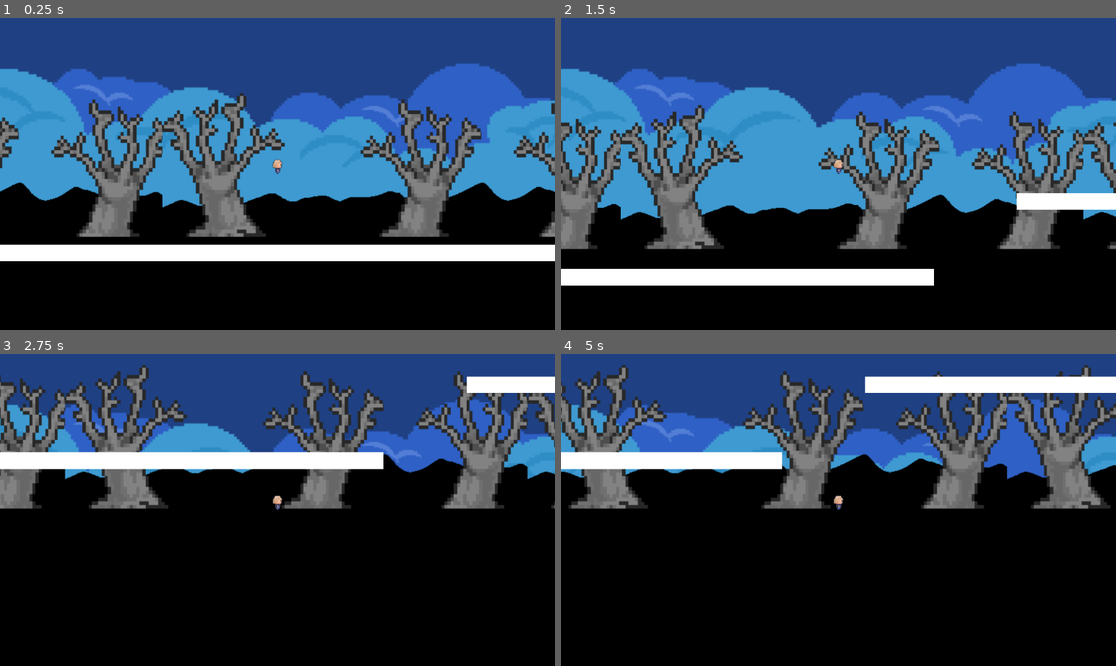
Above: before the commit, frames 1-4 (two rows, left to right).
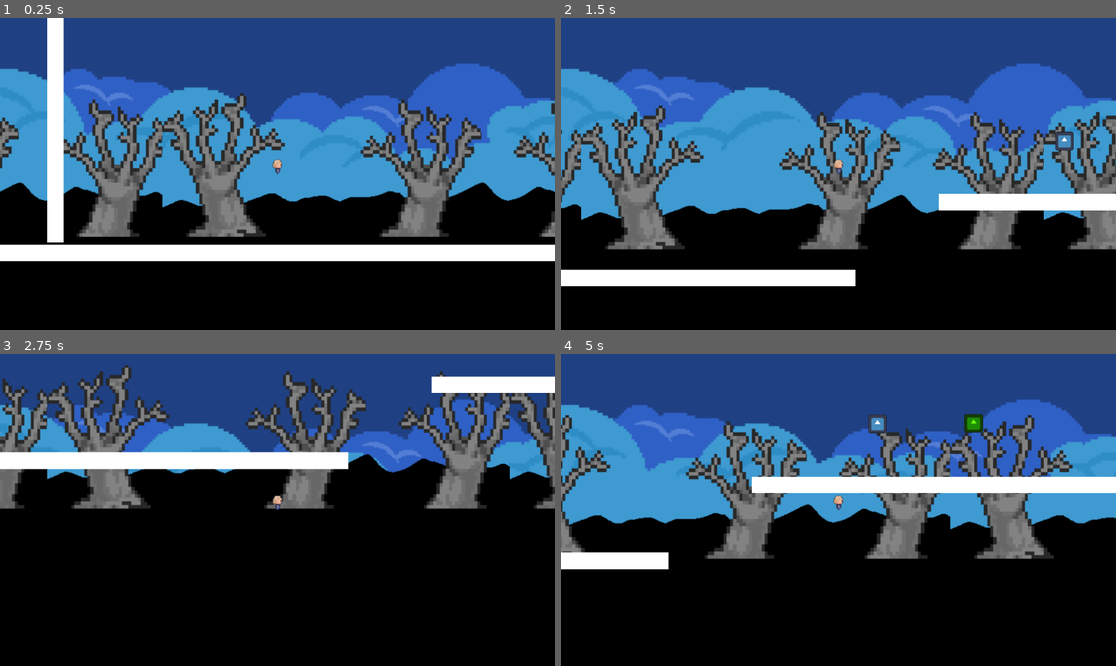
Above: after the commit, the same moments.

Repository: DeadElephant516/SakuraGrove
Game: Godot game, scene res://Scenes/TestScene/test_scene.tscn
The game is run twice, just before and just after one commit, with the same random seed, the same clock (stepped at 60 frames per second) and the same inputs. The engine's default icon, where the game draws it, is replaced by a stand-in: a white triangle on a blue panel in a dark square.
Inputs (mouse positions are in pixels of both pictures, inside the frame that each line leads up to):
- Up to frame 1 (0.25 s): no input
- Up to frame 2 (1.5 s): move the mouse to (960, 158) at 0.52 s; hold Right mouse button (glide) 0.53-1.28 s; hold D (right) from 0.53 s (still down); tap Space (jump) at 0.77, 1.07 s; tap Shift (dash, bound only after the commit) at 0.8, 1.35 s; move the mouse to (727, 189) at 1.27 s
- Up to frame 3 (2.75 s): tap Space (jump) at 1.52, 1.55, 1.82, 2.1 s; move the mouse to (333, 441) at 2.02 s; release D (right) at 2.03 s; hold A (left) from 2.03 s (still down); hold Right mouse button (glide) from 2.03 s (still down)
- Up to frame 4 (5 s): move the mouse to (810, 572) at 2.77 s; release A (left) at 2.78 s; release Right mouse button (glide) at 2.78 s; hold D (right) 2.78-4.28 s; right-click (810, 572) at 2.85 s; tap Space (jump) at 3.02, 3.32, 3.77, 3.8, 4.07, 4.52, 4.82 s; tap Shift (dash, bound only after the commit) at 3.05, 3.6 s; move the mouse to (1005, 556) at 3.52 s; move the mouse to (672, 463) at 4.27 s; hold A (left) from 4.28 s (still down); right-click (672, 463) at 4.35 s

The runs differ from the first frame. In frame 1, 2.2% of the frame differs, in the area x 8-12%, y 0-72%; in frame 2, 26%; in frame 3, 18%; in frame 4, 37%, in the area x 0-100%, y 3-70%.

Commit message:
Added dash and side jumps
worked fomr 6:10am to 7:40 am gmt+1 time.

Diff:
--- /dev/null
+++ b/Scenes/Items/Dash/dash_enabler.gd
@@ -0,0 +1,6 @@
+extends Area2D
+
+func _on_body_entered(body: Node2D) -> void:
+	if body is Player:
+		SignalBus._enable_double_jump.emit()
+		queue_free()
--- /dev/null
+++ b/Scenes/Items/Dash/dash_enabler.tscn
@@ -0,0 +1,19 @@
+[gd_scene load_steps=4 format=3 uid="uid://b451u5uedc8x0"]
+
+[ext_resource type="Texture2D" uid="uid://btxtih47bxifc" path="res://icon.svg" id="1_tgmvn"]
+[ext_resource type="Script" uid="uid://cpmdyxfksdil4" path="res://Scenes/Items/Dash/dash_enabler.gd" id="1_tu2nm"]
+
+[sub_resource type="RectangleShape2D" id="RectangleShape2D_tu2nm"]
+size = Vector2(28, 22)
+
+[node name="DashEnabler" type="Area2D"]
+script = ExtResource("1_tu2nm")
+
+[node name="CollisionShape2D" type="CollisionShape2D" parent="."]
+shape = SubResource("RectangleShape2D_tu2nm")
+
+[node name="Sprite2D" type="Sprite2D" parent="."]
+modulate = Color(0, 0.494118, 1, 1)
+position = Vector2(1.19209e-07, 0)
+scale = Vector2(0.244141, 0.162109)
+texture = ExtResource("1_tgmvn")
--- a/Scenes/PlayerScene/player.gd
+++ b/Scenes/PlayerScene/player.gd
@@ -1,11 +1,12 @@
 extends CharacterBody2D
-
 class_name Player
-
 
 @export var speed: float = 300.0
 @export var jump_force: float = -500.0
-
+@export var wall_jump_force: Vector2 = Vector2(400, -500)
+@export var dash_speed: float = 800.0
+@export var dash_duration: float = 0.2
+@export var dash_cooldown: float = 0.5
 
 var direction: Vector2 = Vector2.ZERO
 var jumps_made: int = 0
@@ -14,66 +15,81 @@
 var max_glide_time: float = PlayerData.max_glide_time
 var remaining_glide_time: float = 0.0
 
+var is_dashing: bool = false
+var dash_time_left: float = 0.0
+var dash_cooldown_timer: float = 0.0
+var is_touching_wall: bool = false
+var wall_direction: int = 0 # -1 = left wall, 1 = right wall
+var last_wall_jump: bool = false  # To prevent infinite wall jumps
 
 const GRAVITY: float = 900.0
 const GLIDE_GRAVITY: float = 200.0
 
+func _physics_process(delta: float) -> void:
+	check_wall_contact()
 
+	if is_dashing:
+		dash_time_left -= delta
+		if dash_time_left <= 0.0:
+			is_dashing = false
+			dash_cooldown_timer = dash_cooldown
+	else:
+		if dash_cooldown_timer > 0.0:
+			dash_cooldown_timer -= delta
 
-func _physics_process(delta: float) -> void:
 	apply_gravity(delta)
 	reset_jumps()
 	get_input()
-	move()
+
+	if !is_dashing:
+		move()
+
 	handle_jump()
 	glide(delta)
 	move_and_slide()
 
+	# Reset wall jump flag when on floor
+	if is_on_floor():
+		last_wall_jump = false
 
-
-func apply_gravity(delta:float) -> void:
+func apply_gravity(delta: float) -> void:
 	if !is_on_floor() and !is_gliding:
 		velocity.y += GRAVITY * delta
 
 func get_input() -> void:
 	direction.x = Input.get_axis("left", "right")
-
+	if Input.is_action_just_pressed("dash") and !is_dashing and dash_cooldown_timer <= 0.0:
+		if direction.x != 0:
+			dash()
 
 func move() -> void:
 	velocity.x = speed * direction.x
-
 
 func reset_jumps() -> void:
 	if is_on_floor():
 		jumps_made = 0
 
-
-
 func handle_jump() -> void:
 	if Input.is_action_just_pressed("jump"):
-		if PlayerData.can_double_jump:
+		if is_touching_wall and not last_wall_jump:
+			wall_side_jump()
+		elif PlayerData.can_double_jump:
 			double_jump()
 		else:
 			jump()
 
-
-
 func jump() -> void:
 	if is_on_floor():
 		velocity.y = jump_force
-
-
 
 func double_jump() -> void:
 	if jumps_made < max_jumps:
 		velocity.y = jump_force
 		jumps_made += 1
 
-
-
 func glide(delta: float) -> void:
 	if !is_on_floor() and PlayerData.can_glide:
-		if Input.is_action_pressed("glide") and remaining_glide_time > 0.0 and velocity.y >= 0:
+		if Input.is_action_pressed("glide") and remaining_glide_time > 0.0 and velocity.y > 50:
 			is_gliding = true
 			velocity.y += GLIDE_GRAVITY * delta
 			remaining_glide_time -= delta
@@ -84,3 +100,28 @@
 	else:
 		is_gliding = false
 		remaining_glide_time = max_glide_time
+
+func dash() -> void:
+	is_dashing = true
+	dash_time_left = dash_duration
+	velocity.x = dash_speed * direction.x
+	velocity.y = 0  # Optional: flatten vertical movement during dash
+
+func check_wall_contact() -> void:
+	is_touching_wall = false
+	wall_direction = 0
+	for i in range(get_slide_collision_count()):
+		var collision = get_slide_collision(i)
+		if collision and collision.get_collider():
+			var normal = collision.get_normal()
+			if abs(normal.x) > 0.5:
+				is_touching_wall = true
+				wall_direction = -sign(normal.x)  # Wall on right = -1, left = 1
+
+func wall_side_jump() -> void:
+	# Force jump away from wall to opposite direction
+	velocity.x = wall_jump_force.x * -wall_direction
+	velocity.y = wall_jump_force.y
+	last_wall_jump = true
+	is_touching_wall = false
+	jumps_made += 1  # Optional, count wall jump as jump
--- a/Scenes/TestScene/test_scene.tscn
+++ b/Scenes/TestScene/test_scene.tscn
@@ -30,6 +30,22 @@
 position = Vector2(583.5, 11.5)
 shape = SubResource("RectangleShape2D_fyvjo")
 
+[node name="StaticBody2D" type="StaticBody2D" parent="Platforms/StaticBody2D"]
+position = Vector2(-582, 732)
+
+[node name="TextureRect" type="TextureRect" parent="Platforms/StaticBody2D/StaticBody2D"]
+offset_left = 1036.0
+offset_top = -1902.0
+offset_right = 2203.0
+offset_bottom = -1879.0
+rotation = 1.57079
+texture = SubResource("CanvasTexture_1m2j8")
+
+[node name="CollisionShape2D" type="CollisionShape2D" parent="Platforms/StaticBody2D/StaticBody2D"]
+position = Vector2(1024, -1312)
+rotation = 1.57079
+shape = SubResource("RectangleShape2D_fyvjo")
+
 [node name="StaticBody2D2" type="StaticBody2D" parent="Platforms"]
 position = Vector2(700, 627)
 
@@ -51,7 +67,7 @@
 texture = SubResource("CanvasTexture_1m2j8")
 
 [node name="CollisionShape2D" type="CollisionShape2D" parent="Platforms/StaticBody2D3"]
-position = Vector2(583.5, 11.5)
+position = Vector2(583, 12)
 shape = SubResource("RectangleShape2D_fyvjo")
 
 [node name="StaticBody2D4" type="StaticBody2D" parent="Platforms"]
--- a/project.godot
+++ b/project.godot
@@ -43,6 +43,11 @@
 "events": [Object(InputEventMouseButton,"resource_local_to_scene":false,"resource_name":"","device":-1,"window_id":0,"a …(253 unchanged characters)…
 ]
 }
+dash={
+"deadzone": 0.2,
+"events": [Object(InputEventKey,"resource_local_to_scene":false,"resource_name":"","device":-1,"window_id":0,"alt_pressed":false,"shift_pressed":false,"ctrl_pressed":false,"meta_pressed":false,"pressed":false,"keycode":0,"physical_keycode":4194325,"key_label":0,"unicode":0,"location":0,"echo":false,"script":null)
+]
+}
 
 [rendering]
 
Not shown, added: Scenes/Items/Dash/dash_enabler.gd.uid
